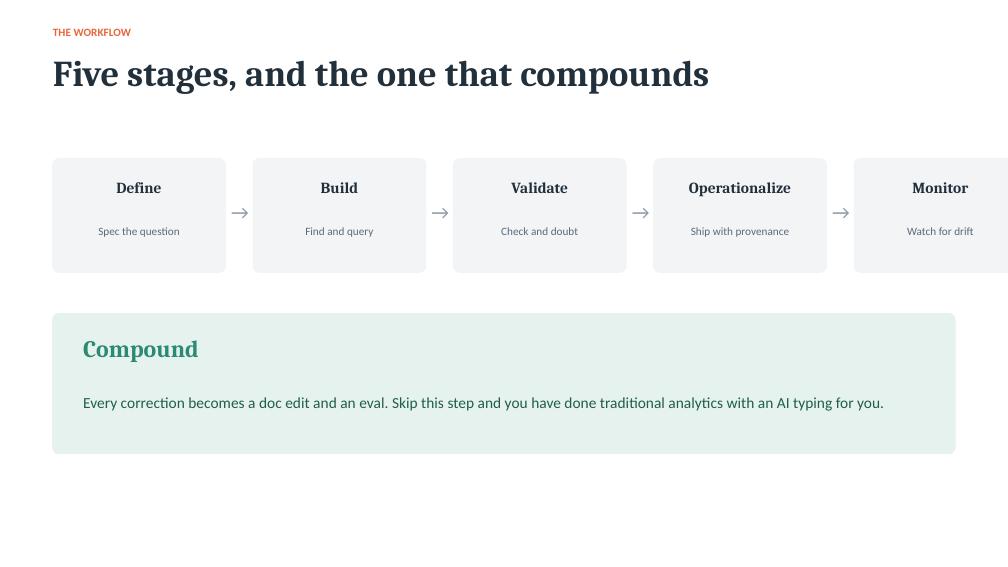
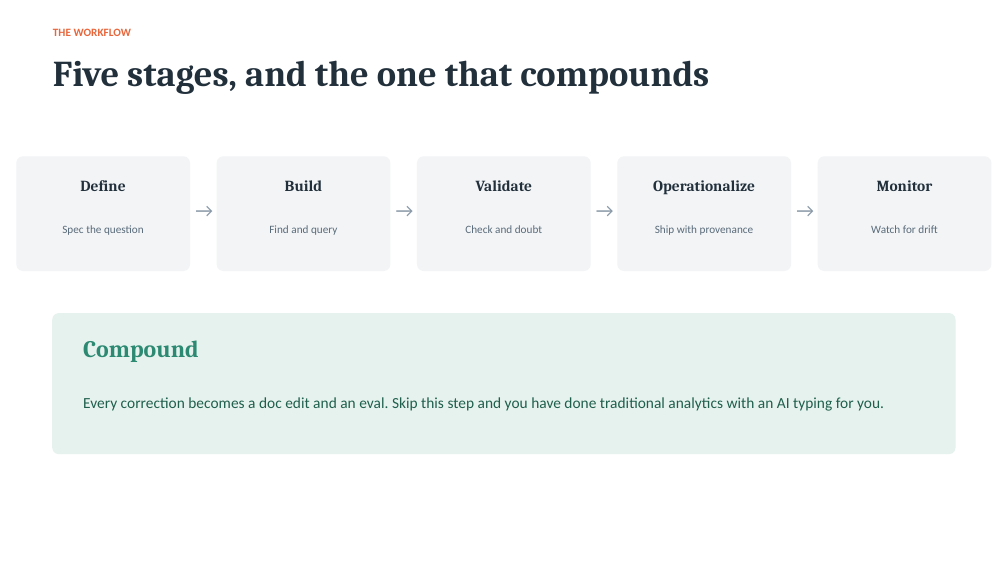
Before and after one commit to RobStilson/analytics-skills, a slide deck: slide 6 of workshop/vibe-analytics-workshop-mod.pptx (slide 5 before the commit). Drawn at 1008x567 pixels with LibreOffice and Linux fonts; fonts in the diff are those of the drawing. Boxes give left, top, right and bottom in pixels: in the first picture for what was removed or moved away, otherwise in the second. Text is boxed around its words. In the diff, an @@ line names an element or a change of style, - is before the commit and + after.

Commit message:
Update slide deck

```diff
--- a/workshop/vibe-analytics-workshop-mod.pptx
+++ b/workshop/vibe-analytics-workshop-mod.pptx
@@ 14 texts, 5 rounded rectangles: place and size @@
-14 texts, 5 rounded rectangles at (53, 158, 1008, 271)
+14 texts, 5 rounded rectangles at (17, 157, 991, 270)
```
Also in this commit, not shown: 9 slides added.
